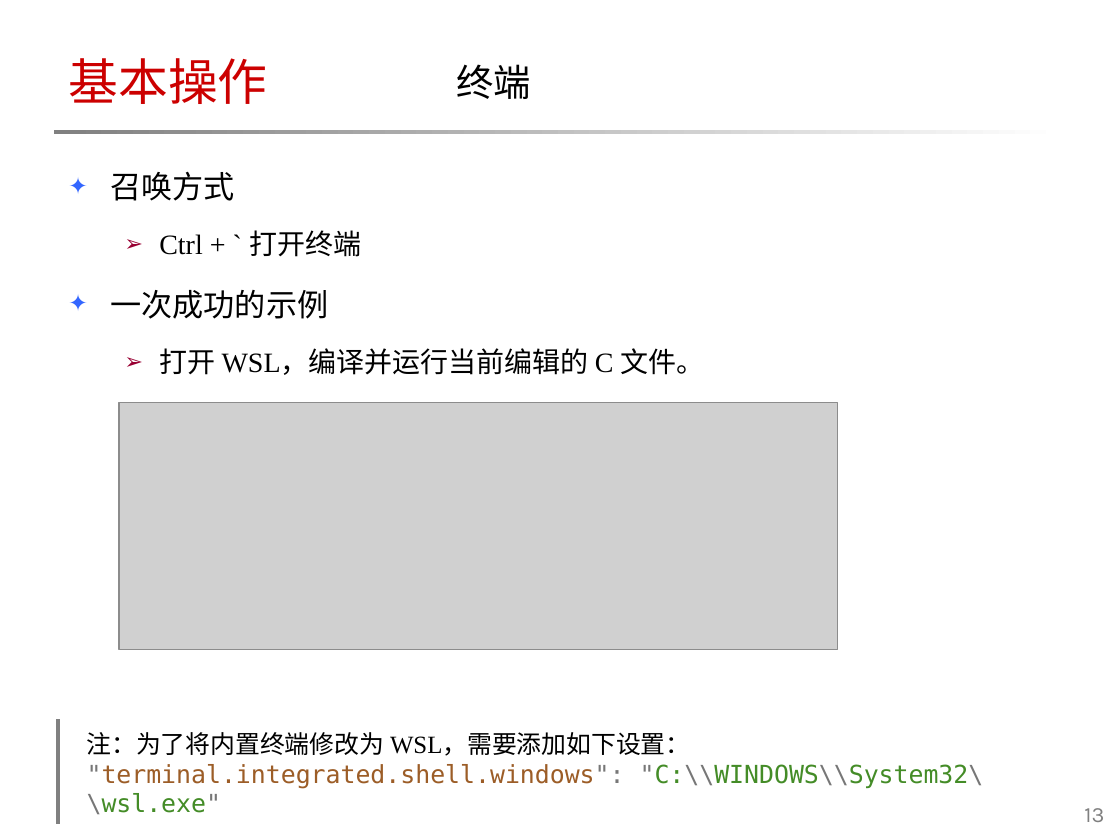
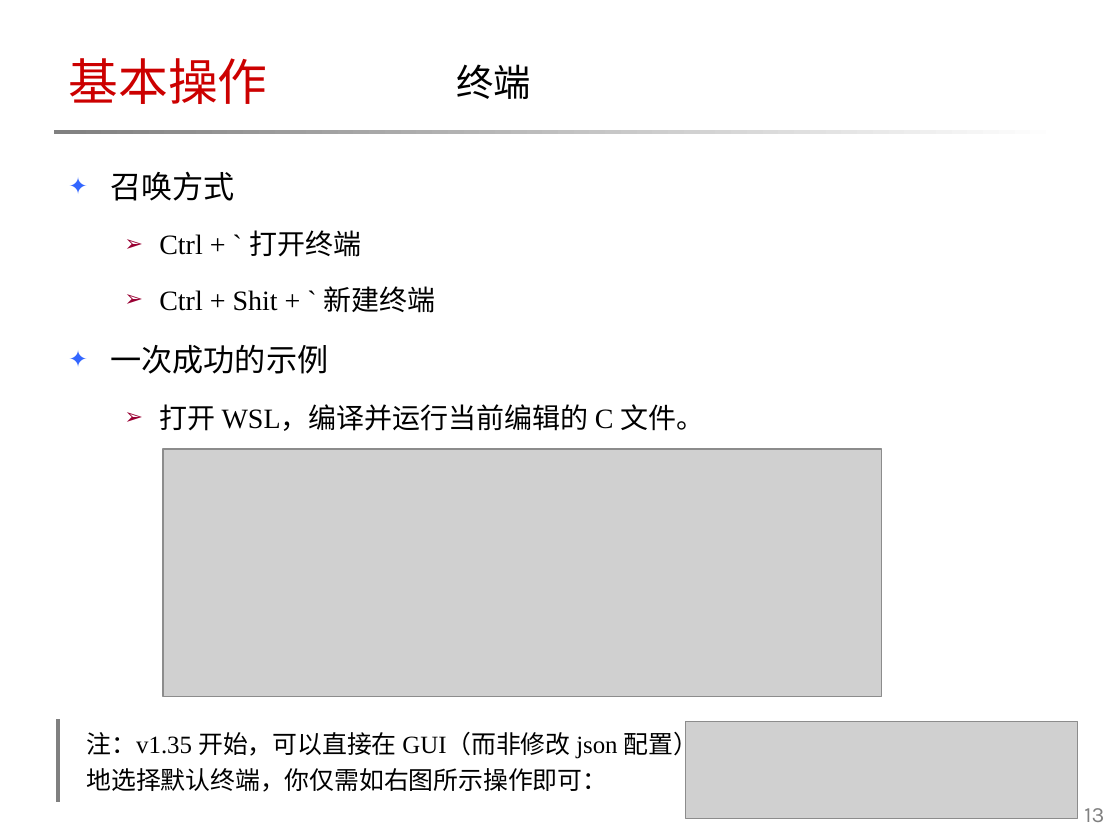
Before and after one commit to maokelong/CSDN-maokelong95, a slide deck: slide 13 of 共享资源/「2018-11-09」朋友，你听过 VS Code 吗？.pptx. Drawn at 1120x840 pixels with LibreOffice and Linux fonts; fonts in the diff are those of the drawing; grey boxes stand for pictures; background and template pictures are left out. Boxes give left, top, right and bottom in pixels: in the first picture for what was removed or moved away, otherwise in the second. Text is boxed around its words. In the diff, an @@ line names an element or a change of style, - is before the commit and + after.

Commit message:
更新：vscode 教程
更新了选择默认终端的方法；在胶片中补全列选方式。

```diff
--- a/共享资源/「2018-11-09」朋友，你听过 VS Code 吗？.pptx
+++ b/共享资源/「2018-11-09」朋友，你听过 VS Code 吗？.pptx
@@ text at box(159, 286, 436, 313): paragraph added @@
+  ➢ Ctrl + Shit + ` 新建终端
@@ picture: place and size @@
-picture at box(119, 402, 838, 650)
+picture at box(164, 449, 883, 697)
@@ table at box(58, 719, 1072, 796) @@
@@ row 1, column 1: "注：为了将内置终端修改为 WSL，需要添加如下设置： / "terminal.integrated.shell.windows": "C:\\WINDOWS\\System32\\wsl.exe"" to "注：v1.35 开始，可以直接在 GUI（而非修改 json 配置） / 地选择默认终端，你仅需如右图所示操作即可：" @@
@@ picture added at box(685, 721, 1077, 818) @@
```
Also in this commit, not shown: 4 other slides changed, 1 other file.
